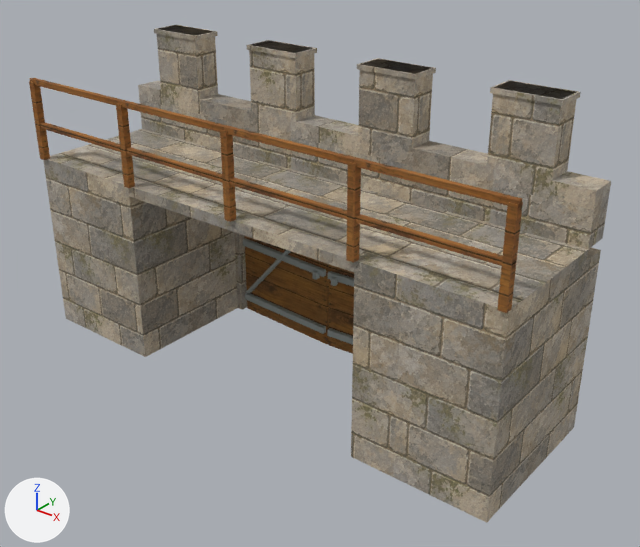
What one commit did to the glTF model assets/fort-variants/parts/castle-postern.gltf.
One viewpoint serves both versions: a camera (50 mm lens) standing at (8.67, -7.35, 5.41) and looking at (3.34, -0.7, 1.28). Lighting does not change. The marker at lower left points along +X, +Y and +Z. The first picture is the older version. Where no turn or scale is listed for an object, it has been applied to the vertices.

The first picture shows 'curtain-L0-stone', 'door-L0-door', 'door-L0-door.001', 'door-L0-iron', 'guards-L1-wood', 'walkway-L1-stone' and 2 more.
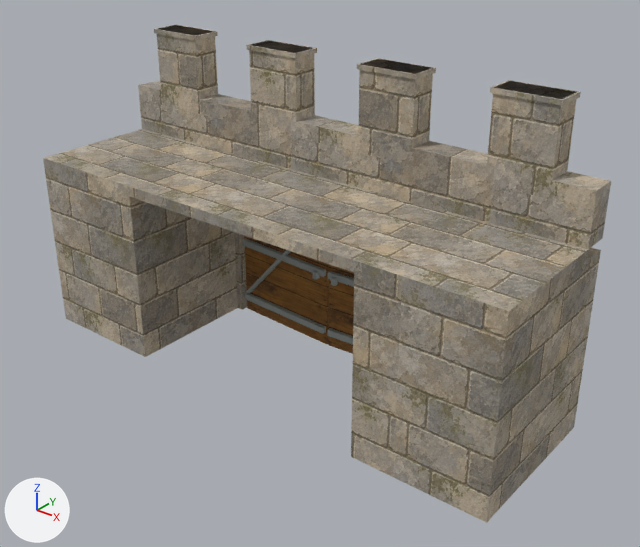
Changed parts and their boxes [x1, y1, x2, y2] in the pictures (640 x 547 px):
'guards-L1-wood', deleted
    before: [29, 78, 523, 313]

Patch to the scene script:
```diff
--- a/assets/fort-variants/parts/castle-postern.gltf.py
+++ b/assets/fort-variants/parts/castle-postern.gltf.py
@@ ob_guards_l1_wood @@
-ob_guards_l1_wood = bpy.data.objects.new('guards-L1-wood', me_guards_l1_wood)
-ob_guards_l1_wood.location = (0.0, 0.0, 0.0)
```
